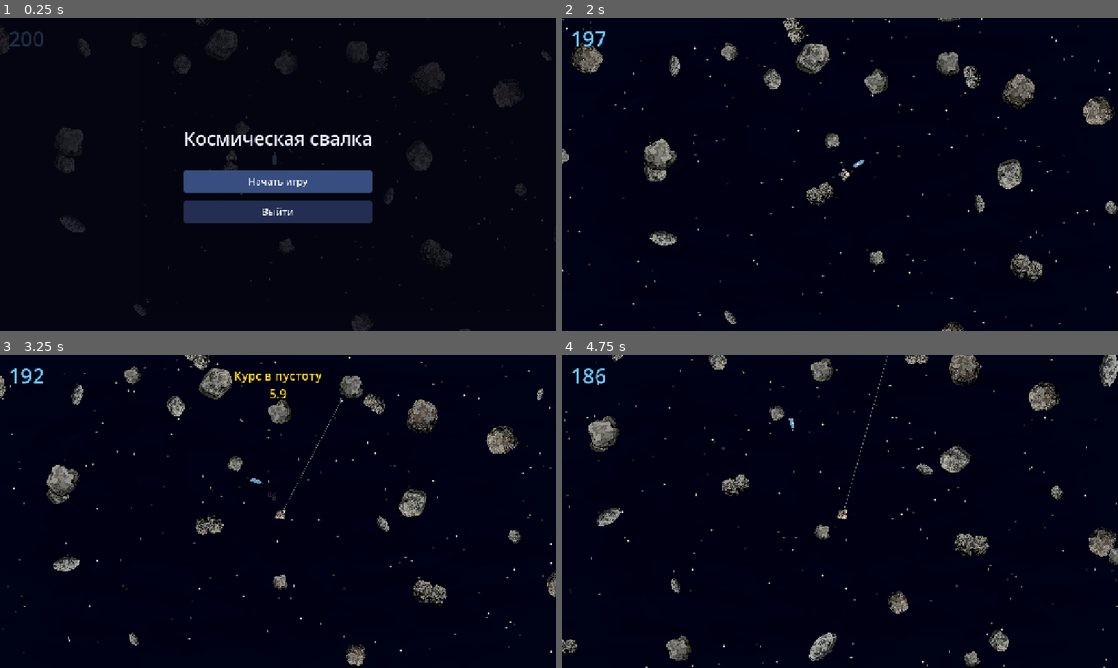
Above: before the commit, frames 1-4 (two rows, left to right).
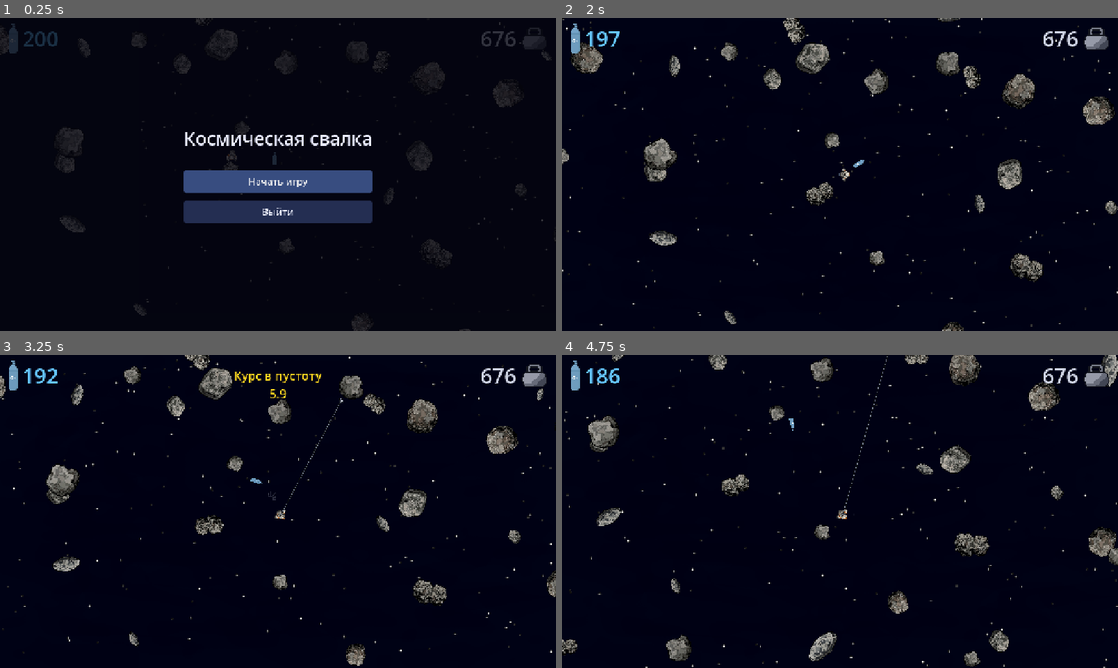
Above: after the commit, the same moments.

Repository: xOnelinx/-space_scrapheap
Game: Godot game, scene res://scenes/main.tscn
Same seed, same stepped clock (60 frames per second), same inputs: the game is played once before the commit and once after it.
Inputs (mouse positions are in pixels of both pictures, inside the frame that each line leads up to):
- Up to frame 1 (0.25 s): no input
- Up to frame 2 (2 s): click "Начать игру" at 0.5 s; move the mouse to (962, 158) at 1.27 s; hold D (move_right) from 1.28 s (still down); hold Right mouse button (aim) from 1.28 s (still down); click (962, 158) at 1.42 s
- Up to frame 3 (3.25 s): move the mouse to (166, 527) at 2.02 s; release D (move_right) at 2.03 s; release Right mouse button (aim) at 2.03 s; hold S (move_down) 2.03-2.78 s; tap G (drop_cargo) at 2.1 s; click (166, 527) at 2.17 s; move the mouse to (333, 442) at 2.77 s; hold D (move_right) from 2.78 s (still down); hold E (harpoon) from 2.78 s (still down); click (333, 442) at 2.92 s
- Up to frame 4 (4.75 s): move the mouse to (812, 574) at 3.52 s; release D (move_right) at 3.53 s; release E (harpoon) at 3.53 s; hold W (move_up) 3.53-4.28 s; tap F (hatch) at 3.6 s; click (812, 574) at 3.67 s; move the mouse to (1006, 558) at 4.27 s; hold A (move_left) from 4.28 s (still down); hold Middle mouse button (pin_tether) from 4.28 s (still down); click (1006, 558) at 4.42 s

The runs differ from the first frame. In frame 1, 0.5% of the frame differs, in the area x 1-98%, y 1-12%; in frame 2, 0.6%; in frame 3, 0.6%; in frame 4, 0.7%, in the area x 1-99%, y 1-12%.

Commit message:
Значки HUD: баллон с запасом воздуха слева, гиря с массой справа
Co-authored-by: Cursor <cursoragent@cursor.com>

Diff:
--- /dev/null
+++ b/godot/scripts/cargo_hud.gd
@@ -0,0 +1,49 @@
+extends CanvasLayer
+
+## Значок груза справа сверху: масса скитальца вместе с грузом.
+
+const ICON := preload("res://assets/cargo.png")
+const COLOR := Color(0.82, 0.84, 0.9)
+const MARGIN := Vector2(20, 14)
+
+var _shown := -1
+var _label: Label
+
+@onready var _host := get_parent() as Wanderer
+
+
+func _ready() -> void:
+	layer = 40
+	var row := HBoxContainer.new()
+	row.mouse_filter = Control.MOUSE_FILTER_IGNORE
+	row.set_anchors_preset(Control.PRESET_TOP_RIGHT)
+	row.grow_horizontal = Control.GROW_DIRECTION_BEGIN
+	row.offset_left = -MARGIN.x
+	row.offset_right = -MARGIN.x
+	row.offset_top = MARGIN.y
+	row.add_theme_constant_override("separation", 12)
+	add_child(row)
+
+	_label = Label.new()
+	_label.add_theme_font_size_override("font_size", 48)
+	_label.add_theme_color_override("font_color", COLOR)
+	row.add_child(_label)
+
+	var icon := TextureRect.new()
+	icon.texture = ICON
+	icon.expand_mode = TextureRect.EXPAND_IGNORE_SIZE
+	icon.stretch_mode = TextureRect.STRETCH_KEEP_ASPECT_CENTERED
+	icon.custom_minimum_size = Vector2(60, 60)
+	row.add_child(icon)
+	_refresh()
+
+
+func _process(_delta: float) -> void:
+	_refresh()
+
+
+func _refresh() -> void:
+	var mass := roundi(_host.get_mass())
+	if mass != _shown:
+		_shown = mass
+		_label.text = str(mass)
--- a/godot/scripts/oxygen.gd
+++ b/godot/scripts/oxygen.gd
@@ -13,6 +13,7 @@
 const COLOR_IDLE := Color(0.4, 0.78, 1.0)
 const COLOR_DOUBLE := Color(1.0, 0.62, 0.28)
 const FLASH_TIME := 0.45
+const ICON := preload("res://assets/oxygen.png")
 
 var seconds := START
 var double_left := 0.0
@@ -75,12 +76,23 @@
 	layer.name = "OxygenHud"
 	add_child(layer)
 
+	var row := HBoxContainer.new()
+	row.mouse_filter = Control.MOUSE_FILTER_IGNORE
+	row.position = Vector2(20, 14)
+	row.add_theme_constant_override("separation", 12)
+	layer.add_child(row)
+
+	var icon := TextureRect.new()
+	icon.texture = ICON
+	icon.expand_mode = TextureRect.EXPAND_IGNORE_SIZE
+	icon.stretch_mode = TextureRect.STRETCH_KEEP_ASPECT_CENTERED
+	icon.custom_minimum_size = Vector2(20, 64)
+	row.add_child(icon)
+
 	_label = Label.new()
-	_label.mouse_filter = Control.MOUSE_FILTER_IGNORE
-	_label.position = Vector2(20, 14)
 	_label.add_theme_font_size_override("font_size", 48)
 	_label.add_theme_color_override("font_color", COLOR_IDLE)
-	layer.add_child(_label)
+	row.add_child(_label)
 	_refresh()
 
 
--- a/godot/scripts/wanderer.gd
+++ b/godot/scripts/wanderer.gd
@@ -37,6 +37,7 @@
 ## Верх спрайта — рюкзак, он наружу от камня. Низ — шлем, им встаём на поверхность.
 const FOOT_EXTENT := 12.0
 const _FLIGHT_JET := preload("res://scripts/flight_jet.gd")
+const _CARGO_HUD := preload("res://scripts/cargo_hud.gd")
 ## Захват астероида: руки к камню. Последний кадр держится, пока стоишь.
 const GRAB_FRAME_COUNT := 4
 const GRAB_FRAME_TIME := 0.08
@@ -91,6 +92,9 @@
 	_oxygen.name = "Oxygen"
 	_oxygen.depleted.connect(_on_oxygen_depleted)
 	add_child(_oxygen)
+	var cargo_hud := _CARGO_HUD.new()
+	cargo_hud.name = "CargoHud"
+	add_child(cargo_hud)
 	_build_flight_jet()
 	_add_input_tools()
 	call_deferred("_spawn_on_start_rock")
Binary file added: godot/assets/cargo.png
Not shown, added: godot/assets/cargo.png.import
Not shown, added: godot/scripts/cargo_hud.gd.uid
Not shown, changed: GAME.md
